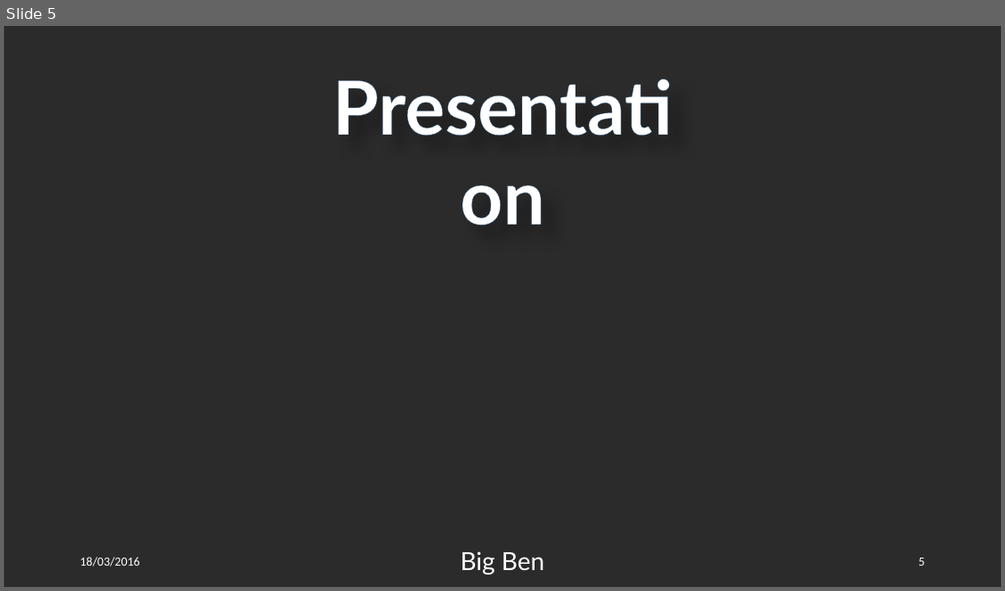
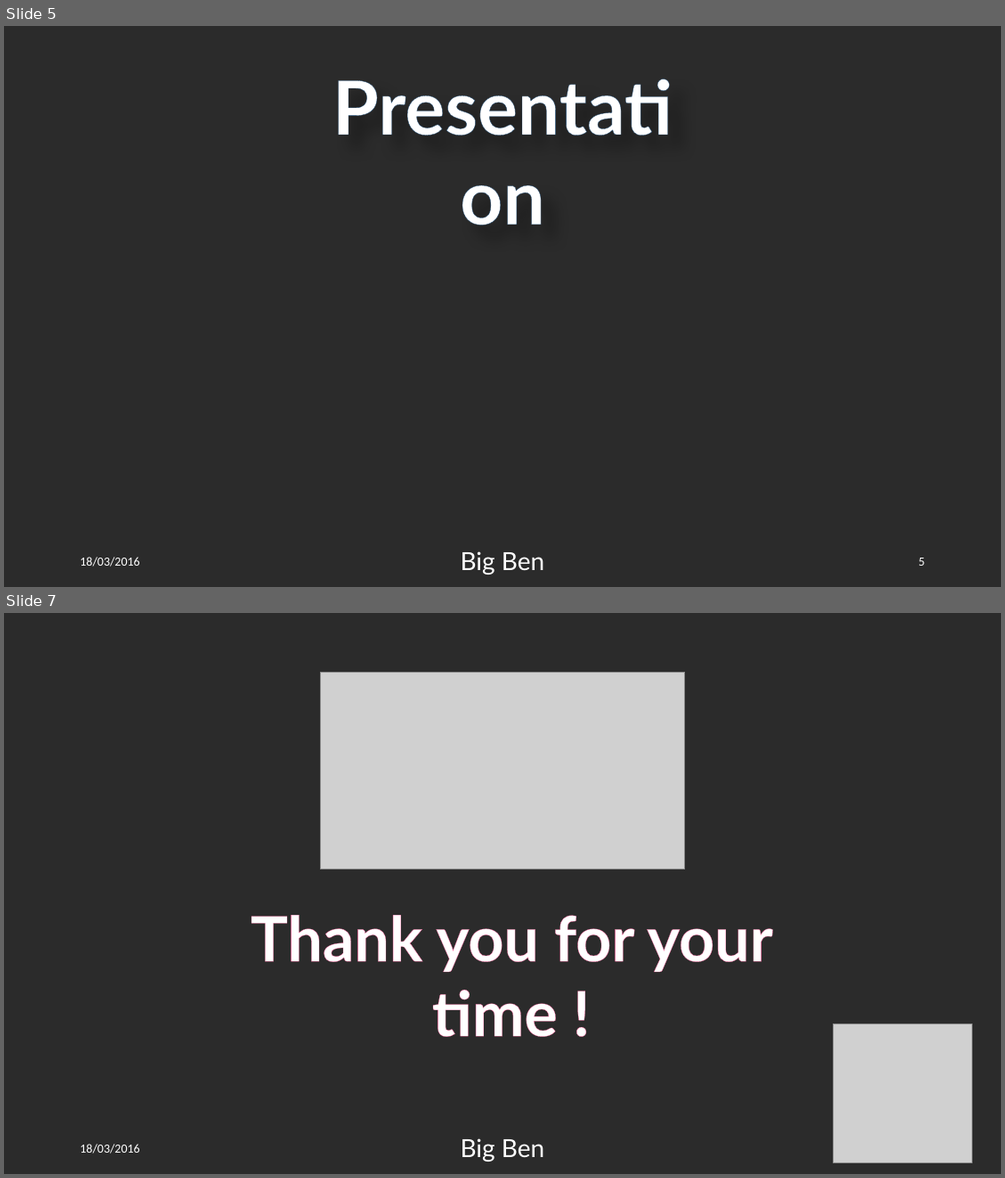
Before and after one commit to Qu1lby/BigBen, a slide deck: Presentation.pptx. Shown one above the other, each under a label of ours: slide 5 before the commit, slides 5 and 7 after it; the slides between them are not shown. The pictures are 1005x591 and 1005x1178 pixels, drawn with LibreOffice and Linux fonts; fonts in the diff are those of the drawing; grey boxes stand for pictures; background and template pictures are left out; a plain dark background stands for a picture behind light text. Boxes give left, top, right and bottom in pixels: in the first picture for what was removed or moved away, otherwise in the second. Text is boxed around its words. In the diff, an @@ line names an element or a change of style, - is before the commit and + after.

```diff
--- a/Presentation.pptx
+++ b/Presentation.pptx
@@ slide 7 added at (4,613,1001,1174), background picture (left out) @@
@@ picture added at (320,672,685,869) @@
@@ text added at (251,915,773,1037), 60 pt, text #FFFFFF, bold @@
+Thank you for your time !
@@ picture added at (833,1023,972,1163) @@
@@ text added at (80,1143,139,1153), 12 pt, text #FFFFFF @@
+18/03/2016
@@ text added at (461,1138,544,1161), 24 pt, text #FFFFFF @@
+Big Ben
@@ page number added at (708,1133,933,1163), 12 pt, text #FFFFFF @@
+7
```
Also in this commit, not shown: 2 slides changed, 4 other files.
